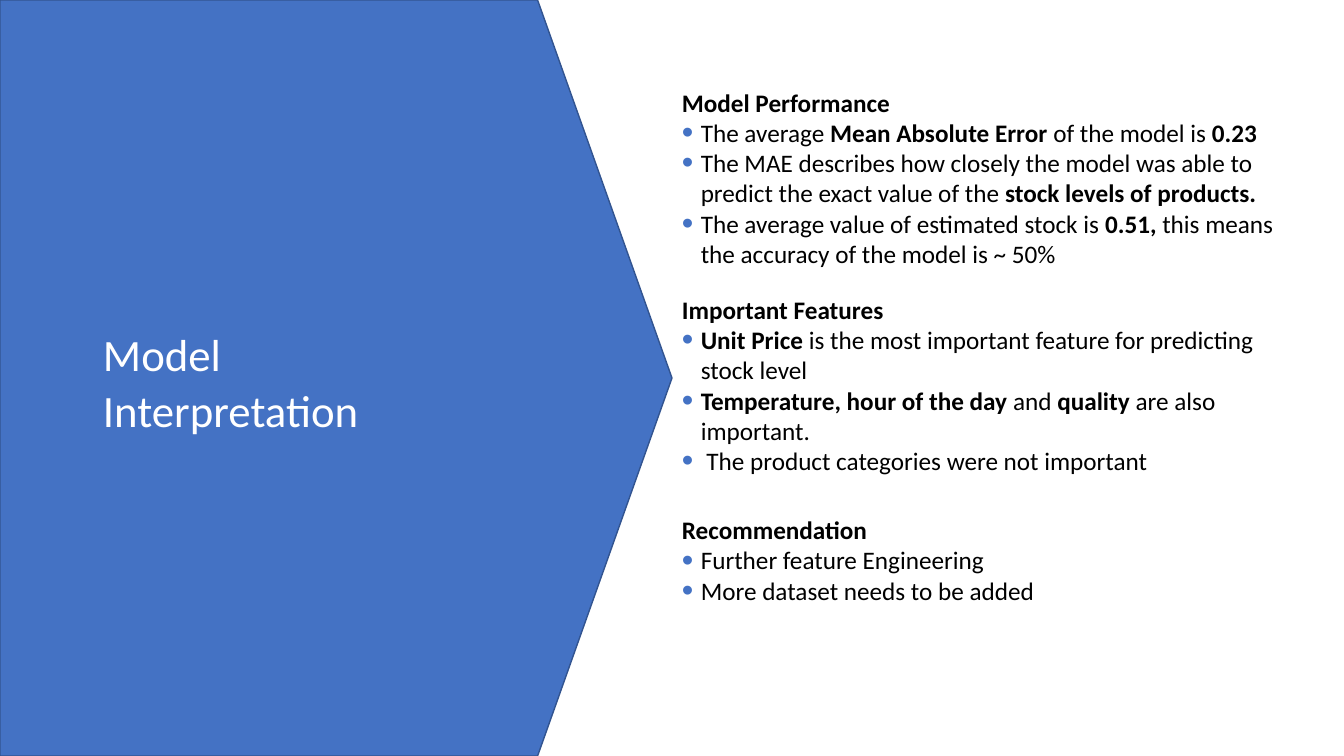
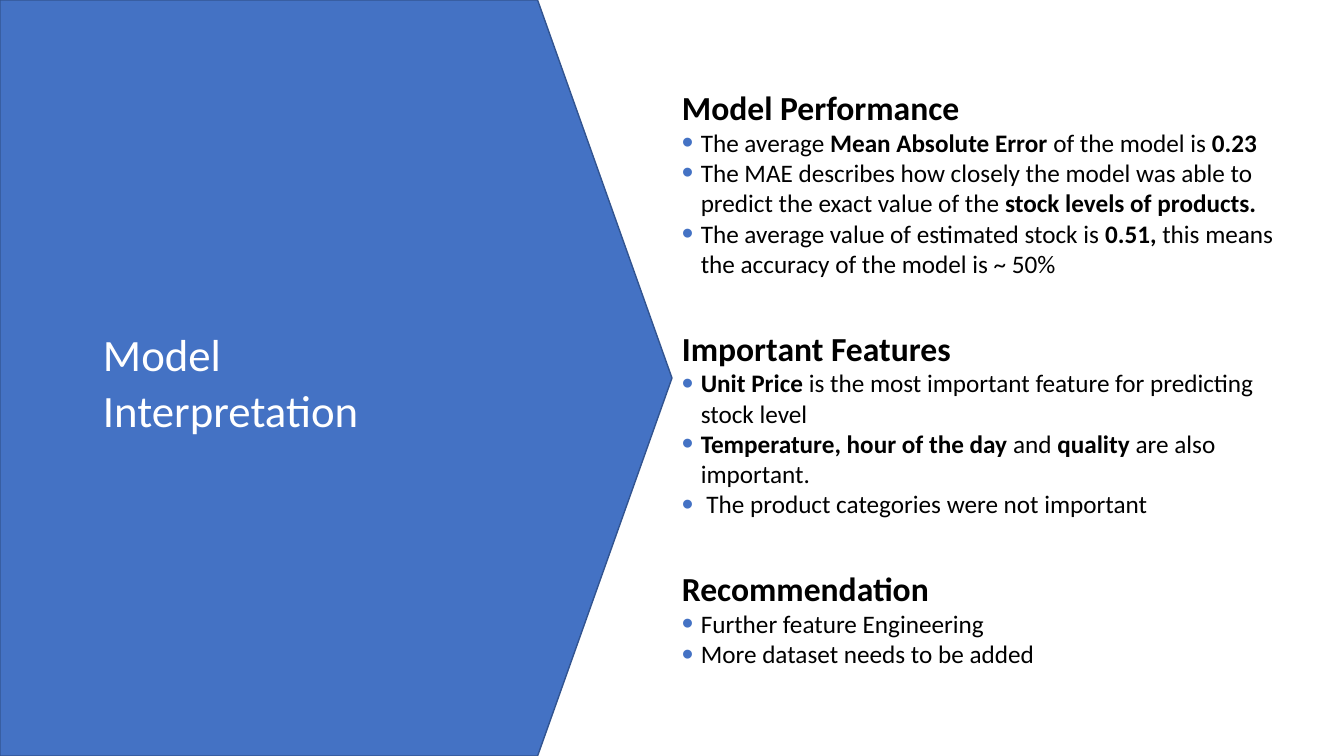
Before and after one commit to lawalsegun2025/forage_projects, a slide deck: slide 1 of 002_Cognizant_Artificial_Intelligence/3_Model_Building_and_Interpretation/communication/model_interpretation.pptx. Drawn at 1344x756 pixels with LibreOffice and Linux fonts; fonts in the diff are those of the drawing. Boxes give left, top, right and bottom in pixels: in the first picture for what was removed or moved away, otherwise in the second. Text is boxed around its words. In the diff, an @@ line names an element or a change of style, - is before the commit and + after.

Commit message:
Completed

```diff
--- a/002_Cognizant_Artificial_Intelligence/3_Model_Building_and_Interpretation/communication/model_interpretation.pptx
+++ b/002_Cognizant_Artificial_Intelligence/3_Model_Building_and_Interpretation/communication/model_interpretation.pptx
@@ text at (x1=682, y1=96, x2=959, y2=121): size 18 to 24 pt in "Model Performance" @@
@@ text "Important Features" moved from (x1=682, y1=302, x2=1253, y2=475) to (x1=682, y1=339, x2=1253, y2=518) @@
@@ text at (x1=682, y1=339, x2=951, y2=367): size 18 to 24 pt in "Important Features" @@
@@ text "Recommendation" moved from (x1=682, y1=521, x2=1034, y2=601) to (x1=682, y1=577, x2=1034, y2=664) @@
@@ text at (x1=682, y1=577, x2=929, y2=602): size 18 to 24 pt in "Recommendation" @@
```
